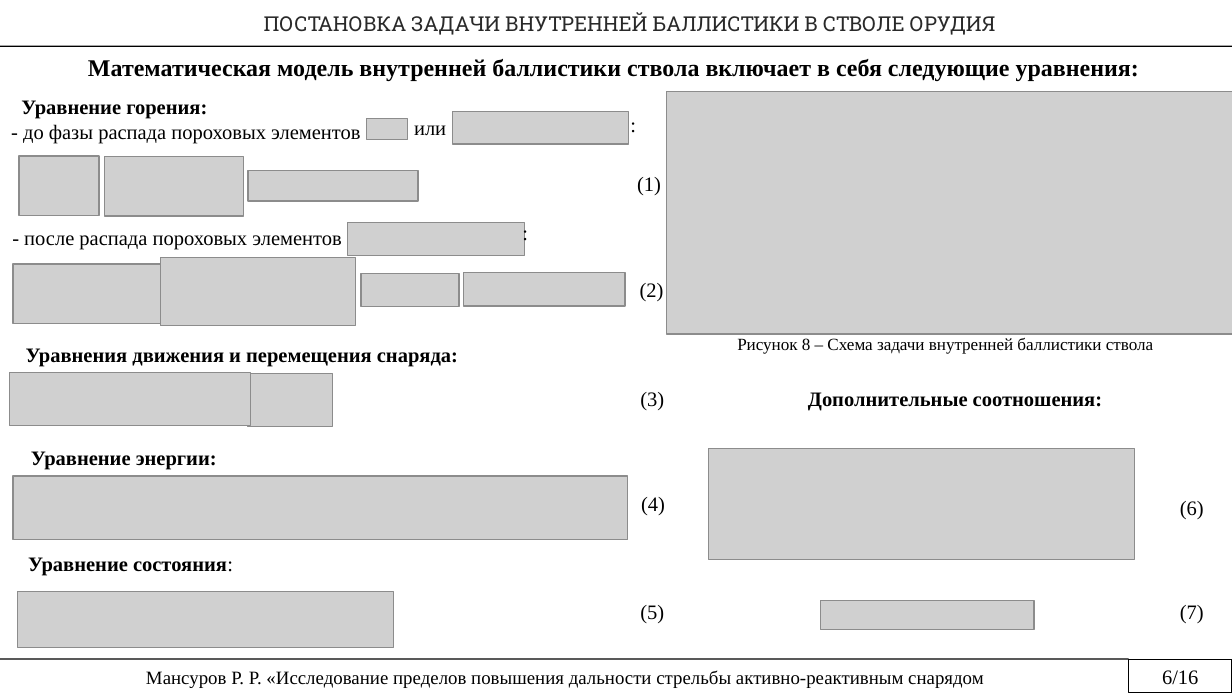
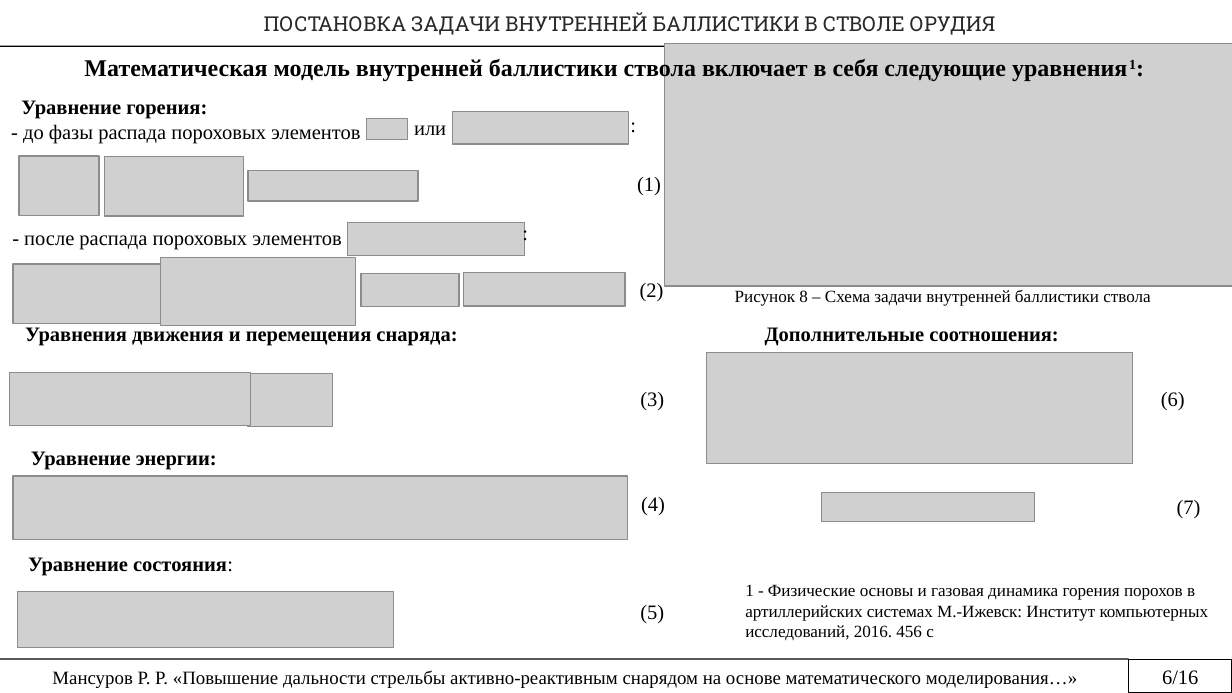
Before and after one commit to rustam-mansurov/cats, a slide deck: slide 6 of Мансуров Р.Р. — копия (2).pptx. Drawn at 1232x693 pixels with LibreOffice and Linux fonts; fonts in the diff are those of the drawing; grey boxes stand for pictures. Boxes give left, top, right and bottom in pixels: in the first picture for what was removed or moved away, otherwise in the second. Text is boxed around its words. In the diff, an @@ line names an element or a change of style, - is before the commit and + after.

```diff
--- a/Мансуров Р.Р. — копия (2).pptx
+++ b/Мансуров Р.Р. — копия (2).pptx
@@ rectangle "ПОСТАНОВКА ЗАДАЧИ ВНУТРЕННЕЙ БАЛЛИСТИКИ В ..." resized from (x1=264, y1=12, x2=996, y2=35) to (x1=0, y1=0, x2=1232, y2=46) @@
@@ text at (x1=84, y1=57, x2=1006, y2=82): text changed @@
-Математическая модель внутренней баллистики ствола включает в себя следующие уравнения:
+Математическая модель внутренней баллистики ствола включает в себя следующие уравнения1:
@@ picture moved from (x1=667, y1=91, x2=1232, y2=334) to (x1=664, y1=43, x2=1232, y2=286) @@
@@ text "Рисунок 8 – Схема задачи ..." moved from (x1=737, y1=338, x2=1153, y2=354) to (x1=735, y1=290, x2=1150, y2=306) @@
@@ text "Уравнения движения и перемещения снаряда:" moved from (x1=26, y1=348, x2=458, y2=367) to (x1=25, y1=325, x2=457, y2=346) @@
@@ text "Дополнительные соотношения:" moved from (x1=808, y1=392, x2=1102, y2=411) to (x1=765, y1=327, x2=1058, y2=346) @@
@@ picture added at (x1=707, y1=352, x2=1133, y2=463) @@
@@ text "(6)" moved from (x1=1180, y1=501, x2=1204, y2=519) to (x1=1161, y1=392, x2=1185, y2=410) @@
@@ picture removed at (x1=708, y1=448, x2=1135, y2=559) @@
@@ picture added at (x1=822, y1=493, x2=1035, y2=522) @@
@@ text "(7)" moved from (x1=1180, y1=605, x2=1204, y2=623) to (x1=1177, y1=500, x2=1201, y2=518) @@
@@ text added at (x1=745, y1=584, x2=1209, y2=641), 10 pt, text #000000 @@
+1 - Физические основы и газовая динамика горения порохов в артиллерийских системах М.-Ижевск: Институт компьютерных исследований, 2016. 456 с
@@ picture removed at (x1=821, y1=601, x2=1034, y2=631) @@
@@ text at (x1=52, y1=670, x2=1077, y2=688): text changed @@
-Мансуров Р. Р. «Исследование пределов повышения дальности стрельбы активно-реактивным снарядом
+Мансуров Р. Р. «Повышение дальности стрельбы активно-реактивным снарядом на основе математического моделирования…»
```
Also in this commit, not shown: 15 other slides changed.
